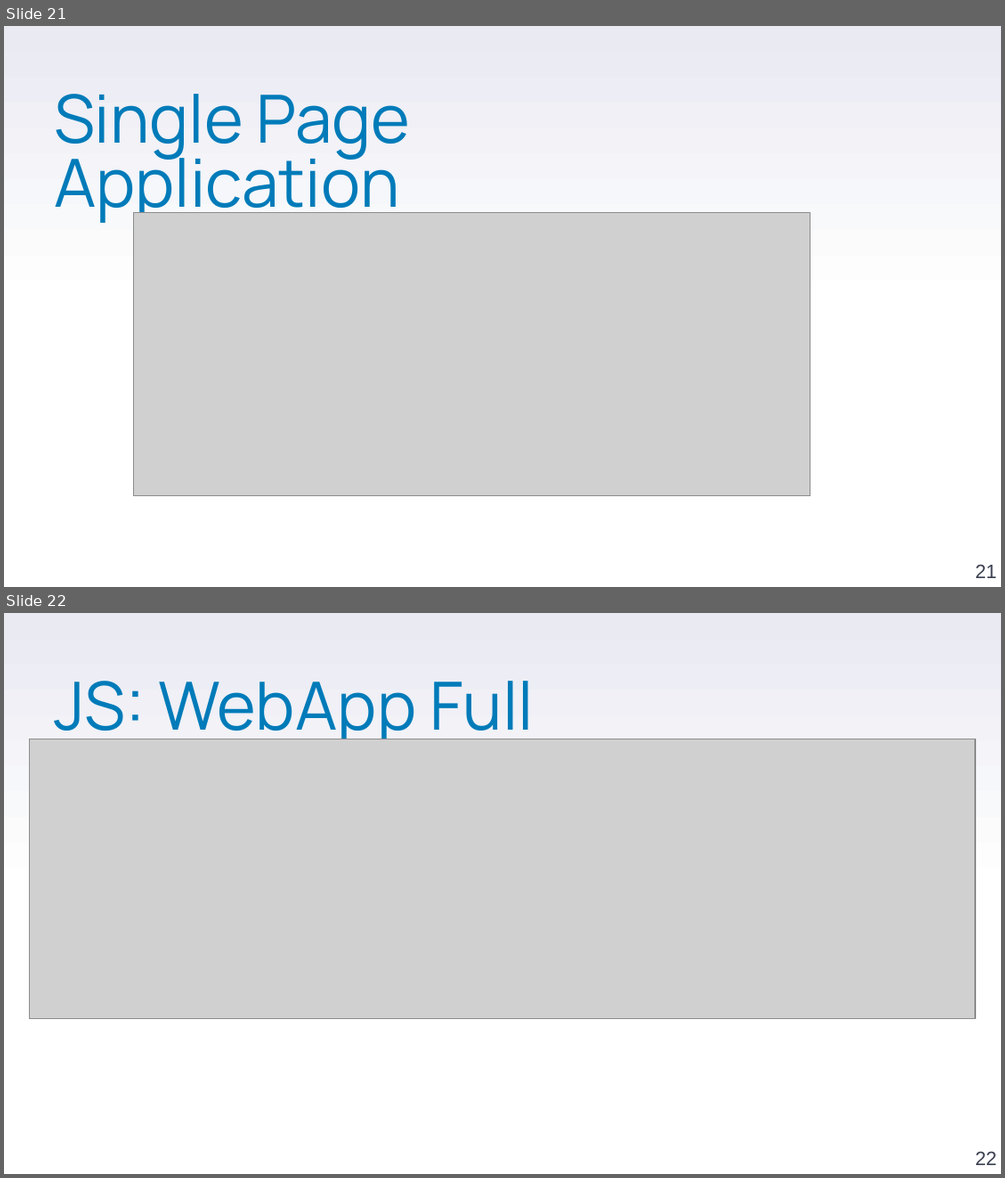
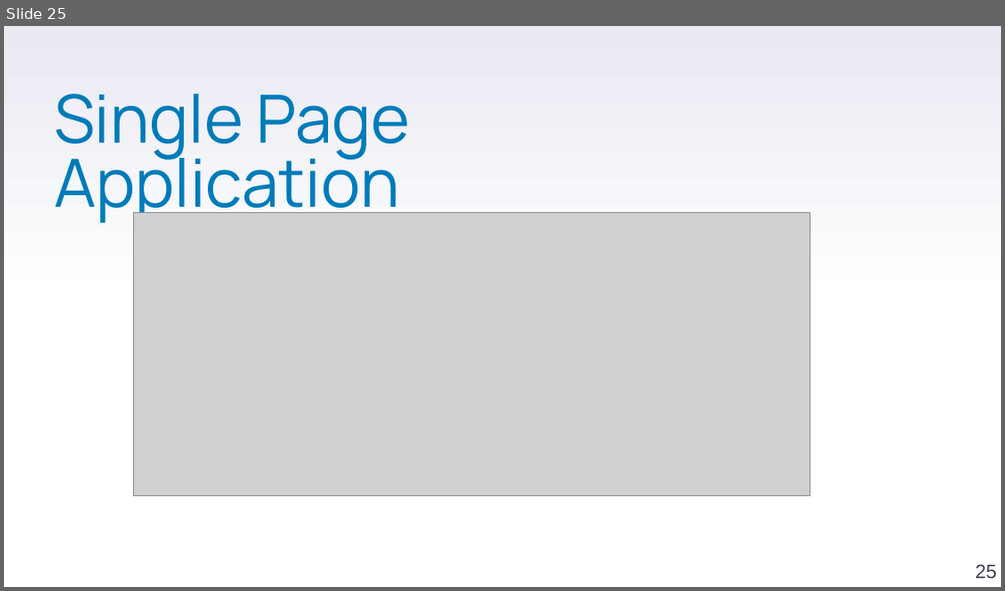
Before and after one commit to stefanofiorenza/KNITS, a slide deck: Programs/Trainings/01-FE/BasicJS/KNITS-Javascript.pptx. Shown one above the other, each under a label of ours: slides 21 and 22 before the commit, slide 25 after it. The pictures are 1005x1178 and 1005x591 pixels, drawn with LibreOffice and Linux fonts; fonts in the diff are those of the drawing; grey boxes stand for pictures; background and template pictures are left out. Boxes give left, top, right and bottom in pixels: in the first picture for what was removed or moved away, otherwise in the second. Text is boxed around its words. In the diff, an @@ line names an element or a change of style, - is before the commit and + after.

```diff
--- a/Programs/Trainings/01-FE/BasicJS/KNITS-Javascript.pptx
+++ b/Programs/Trainings/01-FE/BasicJS/KNITS-Javascript.pptx
@@ slide 22 removed at (4, 613, 1001, 1174), background gradient #FFFFFF to #E9EAF2 @@
@@ title removed at (54, 681, 534, 739) @@
-JS: WebApp Full Javascript
@@ picture removed at (30, 738, 975, 1019) @@
@@ page number removed at (975, 1151, 996, 1165) @@
-22
@@ what was slide 21 is now slide 25 @@
@@ page number at (975, 564, 996, 578): text changed @@
-21
+25
```
Also in this commit, not shown: 8 slides changed, 16 slides added, 15 other slides removed, 2 other files.
